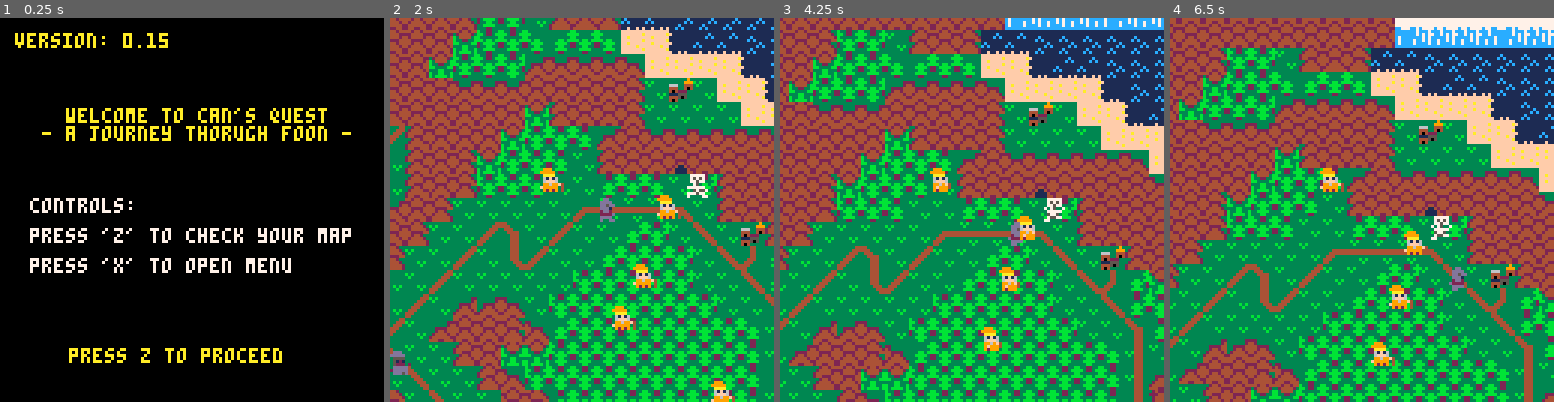
Above: before the commit, frames 1-4 (left to right).
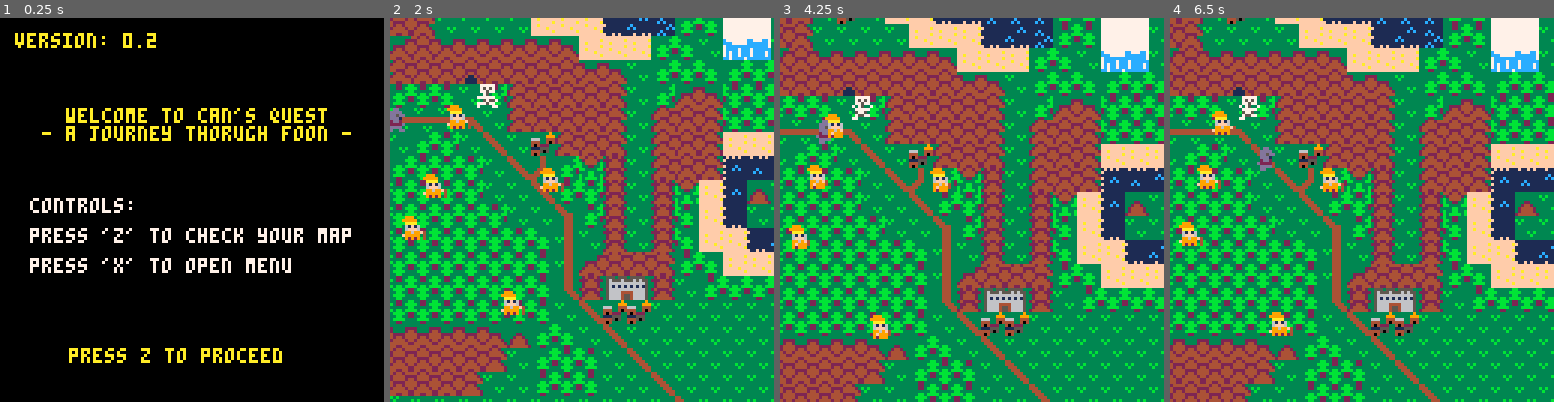
Above: after the commit, the same moments.

Repository: bigbadbones/cannsjourney
Game: PICO-8 cartridge foon.p8
Same seed, same stepped clock (60 frames per second), same inputs: the game is played once before the commit and once after it.
Inputs:
- Up to frame 1 (0.25 s): no input
- Up to frame 2 (2 s): tap X (X key) at 0.33, 1.07, 1.85 s; tap O (Z key) at 0.7, 1.7 s; hold Right from 1.6 s (still down)
- Up to frame 3 (4.25 s): release Right at 2.1 s; tap O (Z key) every 0.4 s from 2.1 to 4.1 s; hold Up 2.15-2.42 s; hold Right 2.47-3.03 s; tap X (X key) at 2.97, 4.08 s; hold Left 3.08-3.58 s; hold Down 3.63-3.97 s; hold Right from 4.02 s (still down)
- Up to frame 4 (6.5 s): tap O (Z key) every 0.4 s from 4.5 to 6.1 s; release Right at 4.68 s; hold Up 4.73-5.03 s; hold Left 5.08-5.68 s; tap X (X key) at 5.2, 6.32 s; hold Down 5.73-6.03 s; hold Right from 6.08 s (still down)

The runs differ from the first frame. In frame 1, 0.1% of the frame differs, in the area x 38-44%, y 3-8%; in frame 2, 70%; in frame 3, 72%, in the area x 0-100%, y 0-100%; in frame 4, 63%.

Commit message:
added music support and misc other dev
began adding software generated towns, instead of harcoded to map features.

Diff:
--- a/foon.p8
+++ b/foon.p8
@@ -15,6 +15,8 @@
  sentence  = ""
  menuid = 1
  selectid = 1
+ townid = 1
+
  menuscreen ={}
 
  menuscreen[1] = {}
@@ -77,11 +79,12 @@
 	sy = 25
 	celw = 12
 	celh = 6
-	mapxoffset = -175
-	mapyoffset = -100
+	mapxoffset = -245
+	mapyoffset = -130
 	world="overworld"
  inittext()
  initnpcs()
+ init_mapelems()
 end
 
 
@@ -147,6 +151,7 @@
 		draw_titlescreen()
  elseif (gamestate==1) then
   draw_worldscreen()
+  updatemapinteracts()
 	elseif gamestate ==2 then
 	 draw_menuscreen()
 	end
@@ -313,7 +318,7 @@
 end
 -->8
 function draw_titlescreen()
- version = 0.15
+ version = 0.2
  cls()
  print("version: "..version,5,5,10)
  print("   welcome to can's quest\n - a journey thorugh foon - ",10,30,10)
@@ -395,9 +398,10 @@
 function draw_worldscreen()
   cls()
   drawmap()
- 	spr(can.frames[can.frameid],can.x,can.y,1,1,can.faceleft,false)
-  drawnpcs()
-end
+ 	drawnpcs()
+  draw_mapelems()
+  spr(can.frames[can.frameid],can.x,can.y,1,1,can.faceleft,false)
+ end
 
 function handleinputs_worldscreen()
   currtime= time()
@@ -460,35 +464,63 @@
 
 end
 -->8
-
-function generatecansentences()
-
-   nounnum = flr(rnd(#nouns)+1)
-   verbnum = flr(rnd(#verbs)+1)
-   noun = nouns[nounnum]
-   verb = verbs[verbnum]
-   life = flr(rnd(10000))
-   sentence = "can nr."..life..":\n".."i just "..verb.."\n"..noun
-
-   return (sentence)
- end
-
-
-function checkmemory()
-
-	if not canmemory[2]  then
-   canmemory[2] = true
-   nounnum = flr(rnd(#nouns)+1)
-   verbnum = flr(rnd(#verbs)+1)
-   noun = nouns[nounnum]
-   verb = verbs[verbnum]
-   life = flr(rnd(10000))
-   sentence = "can just "..verb.."\n"..noun..
-   "\non his "..life.."th life"
- end
-
-   print (sentence,5,20,10)
- end
+function init_mapelems()
+ nr_of_towns =1
+ towns ={}
+ for n=1,nr_of_towns do
+  add(towns,{})
+  towns[n].nr_of_elems = 0
+  towns[n].nr_of_interacts=0
+ end
+
+ --hogsface
+ towns[1].nr_of_elems =2
+ towns[1].elems=
+ {
+
+ {114,120,003,"tavern"},
+ {114,125,004,nil}
+
+ }
+
+end
+
+
+function draw_mapelems()
+ if not (world=="overworld")and
+ towns[townid] then
+
+  for n=1,towns[townid].nr_of_elems do
+   elem =towns[townid].elems[n]
+   spr(elem[1],
+   (elem[2]-cellx) *8+sx,
+   (elem[3]-celly) *8+sy)
+  end
+
+ end
+
+end
+
+function updatemapinteracts()
+
+if not (world=="overworld") then
+  for n=1,towns[townid].nr_of_elems do
+   elem =towns[townid].elems[n]
+
+   if (isplayerintersecting(
+    ((elem[2]-cellx) *8+sx),
+    ((elem[3]-celly) *8+sy))
+    )
+    then
+   	 if elem[4] then
+   	 	teleport(elem[4])
+   	 end
+
+   end
+  end
+
+	end
+end
 -->8
 function drawmap()
 
@@ -555,7 +587,7 @@
  		loc = oldlocs[#oldlocs]
  		del(oldlocs,loc)
  		can.x = loc[1]
- 		can.y = loc[2]
+ 		can.y = loc[2]+20
  	else
  		can.x = 65
  		can.y = 55
@@ -574,7 +606,7 @@
  		loc = oldlocs[#oldlocs]
  		del(oldlocs,loc)
  		can.x = loc[1]
- 		can.y = loc[2]
+ 		can.y = loc[2]+5
  	else
  		can.x = 58
  		can.y = 70
@@ -761,7 +793,6 @@
   movesprite(npcs[n])
  end
 
- --playertouching()
 end
 
 function drawnpcs()
@@ -787,7 +818,7 @@
   	npcs[n].x+mapxoffset,
   	npcs[n].y+mapyoffset,
   	1,1,npcs[n].faceleft,false)
-  	if  isplayerintersecting(npcs[n]) then
+  	if  isplayerintersecting(npcs[n].x,npcs[n].y) then
   		add(intersecting,n)
 		end
   end
@@ -796,36 +827,22 @@
 end
 
 
-
-function isintersecting(sprite1,sprite2)
+function isplayerintersecting(spr_x,spr_y)
  intersect = false
 
- x_s1 = sprite1.x
- y_s1 = sprite1.y
- y_s2 = sprite2.y
- x_s2 = sprite2.x
-
-
- if (x_s1 <= x_s2)
- and(x_s2 <= (x_s1+8))
- --and(y_s1 <= y_s2)
- --and(y_s2 <= (y_s1+8))
-then
-    intersect = true
- end
-
- return intersect
-
-end
-
-
-function isplayerintersecting(sprite2)
- intersect = false
-
- x_s1 = can.x - mapxoffset
- y_s1 = can.y - mapyoffset
- y_s2 = sprite2.y+4
- x_s2 = sprite2.x+4
+ if world == "overworld" then
+  x_s1 = can.x - mapxoffset
+  y_s1 = can.y - mapyoffset
+
+ else
+
+  x_s1 = can.x
+  y_s1 = can.y
+
+ end
+
+ y_s2 = spr_y+4
+ x_s2 = spr_x+4
 
 
  if (x_s1 <= x_s2)
@@ -839,6 +856,19 @@
  return intersect
 
 end
+
+function generatecansentences()
+
+   nounnum = flr(rnd(#nouns)+1)
+   verbnum = flr(rnd(#verbs)+1)
+   noun = nouns[nounnum]
+   verb = verbs[verbnum]
+   life = flr(rnd(10000))
+   sentence = "can nr."..life..":\n".."i just "..verb.."\n"..noun
+
+   return (sentence)
+ end
+
 
 -->8
 
@@ -1061,10 +1091,10 @@
 __map__
 1e1e1e1e1e1e1e1e1e1e1e1e1e1e1e1e1e1e2e1e1e1e1e1e1e1e1e1e1e1e01010101010101010101010101010101010101010101013c013c3c3c3c3c3c3c3c3c3c3c3c3c0000000000000000000000000000000000000000000000000000000000000000000000000000000000000000000000000a2b2b2b2b2b2b2b2b2b2b0c
 1e1e1e1e1e1e1e1e1e1e1e1e1e1e1e1e1e1e1e1e1e1e1e1e1e1e1e1e1e1e01010101010101010101010101010101010101010101013c013c3c3c3c3c3c3c3c3c3c3c3c3c000000000000000000000000000000000000000000000000000000000000000000000000000000000000000000000000111212121212121212121213
-1e1e1e1e1e1e1e1e1e1e1e1e1e1e1e1e1e1e1e1e1e1e1e1e1e1e1e1e1e1e010101010101010101010101010101010101010101010101013c3c3c3c3c3c3c3c3c3c3c3c3c000000000000000000000000000000000000000000000000000000000000000000000000000000000000000000000000111212126312121212121213
-1e1e1e1e1e1e1e1e1e1e1e1e1e1e1e1e1e1e1e1e1e1e1e1e1e1e1e1e1e1e0101010101010101010101010101010101010101010101010100000000000000000000000000000000000000000000000000000000000000000000000000000000000000000000000000000000000000000000000000111212123538121212121213
-1e1e1e1e1e1e1e1e1e1e1e1e1e1e1e1e1e1e1e1e1e1e1e1e1e1e1e1e1e1e0101010101010101010101010101010101010101010101010100000000000000000000000000000000000000000000000000000000000000000000000000000000000000000000000000000000000000000000000000111212121233121212121213
-1e1e1e1e1e1e1e1e1e1e1e1e1e1e1e1e1e1e1e1e1e1e1e1e1e1e1e1e1e1e0101010101010101010101010101010101010101010101010100000000000000000000000000000000000000000000000000000000000000000000000000000000000000000000000000000000000000000000000000111212121233121212121213
+1e1e1e1e1e1e1e1e1e1e1e1e1e1e1e1e1e1e1e1e1e1e1e1e1e1e1e1e1e1e010101010101010101010101010101010101010101010101013c3c3c3c3c3c3c3c3c3c3c3c3c000000000000000000000000000000000000000000000000000000000000000000000000000000000000000000000000111212121212121212121213
+1e1e1e1e1e1e1e1e1e1e1e1e1e1e1e1e1e1e1e1e1e1e1e1e1e1e1e1e1e1e0101010101010101010101010101010101010101010101010100000000000000000000000000000000000000000000000000000000000000000000000000000000000000000000000000000000000000000000000000111212121212121212121213
+1e1e1e1e1e1e1e1e1e1e1e1e1e1e1e1e1e1e1e1e1e1e1e1e1e1e1e1e1e1e0101010101010101010101010101010101010101010101010100000000000000000000000000000000000000000000000000000000000000000000000000000000000000000000000000000000000000000000000000111212121212121212121213
+1e1e1e1e1e1e1e1e1e1e1e1e1e1e1e1e1e1e1e1e1e1e1e1e1e1e1e1e1e1e0101010101010101010101010101010101010101010101010100000000000000000000000000000000000000000000000000000000000000000000000000000000000000000000000000000000000000000000000000111212121212121212121213
 1e1e1e1e1e1e1e1e1e1e1e1e1e1e1e1e1e1e1e1e1e1e1e1e1e1e1e1e1e1e0101010101010101010101010101010101010101010101010100000000000000000000000000000000000000000000000000000000000000000000000000000000000000000000000000000000000000000000000000111212121212121212121213
 1e1e1e1e1e1e1e1e1e1e1e1e1e1e1e1e1e1e1e1e1e1e1e1e1e1e1e1e1e1e01010101010101010101010101010101010101010101010101000000000000000000000000000000000000000000000000000000000000000000000000000000000000000000000000000000000000000000000000002b2b2b2b43432b2b2b2b2b2c
 1e1e1e1e1e1e1e1e1e1e1e1e1e1e1e1e1e1e1e1e1e1e1e1e1e1e1e1e1e1e2101010101010101010101010101010101010101010101010118181818181818181818181818181818181818181818181818181818181818181818181818181800000000000000000000000000000000000000000000000000004343000000000000
Not shown, changed: page.js
